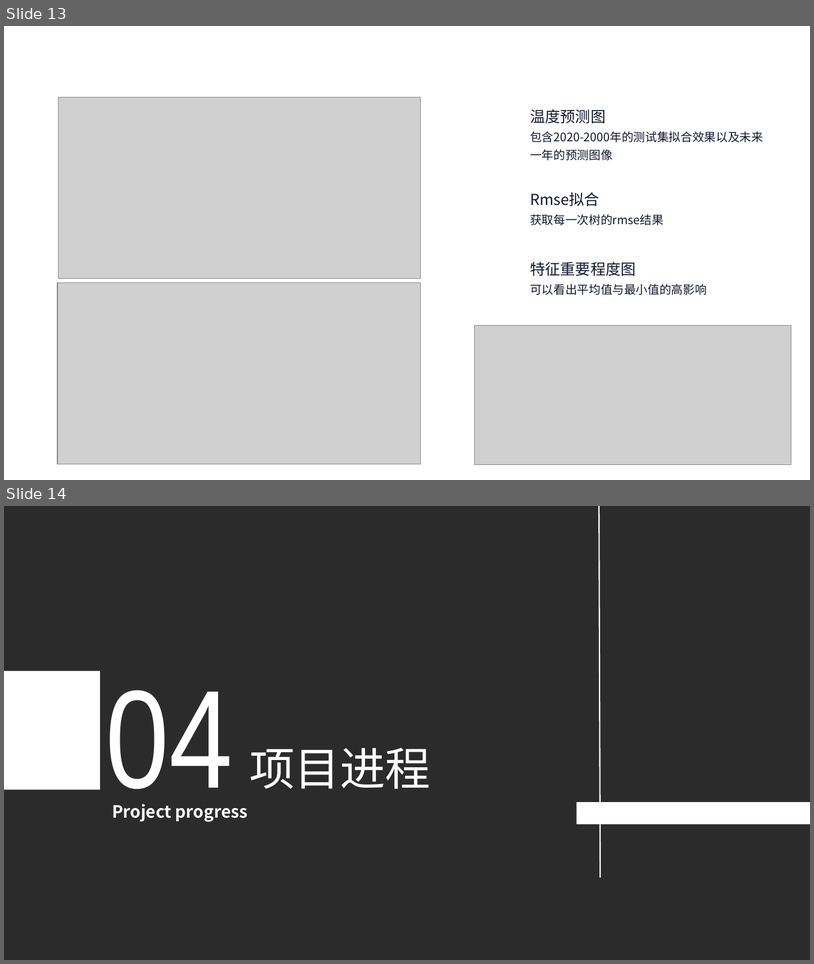
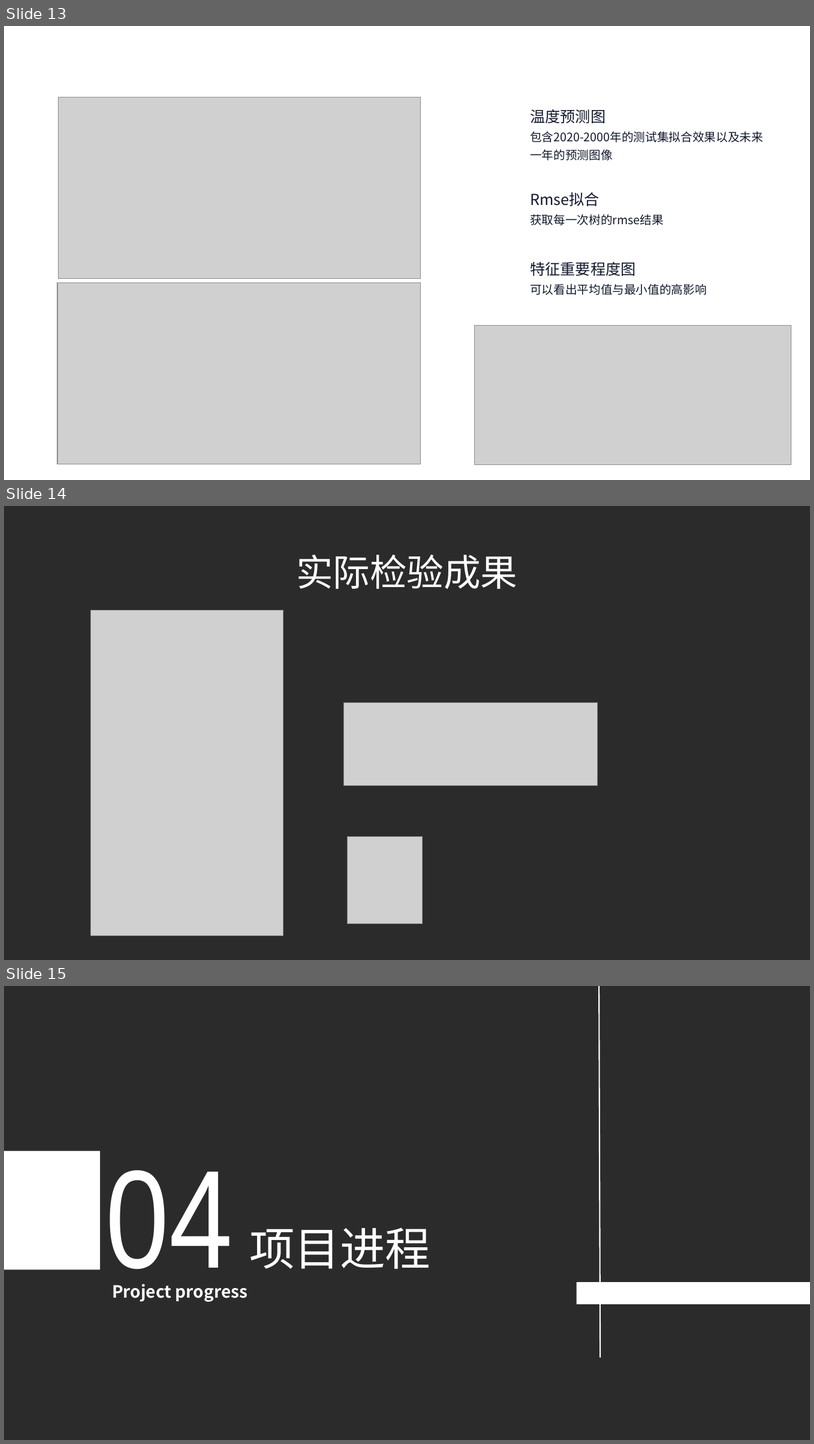
Before and after one commit to justinbelieber/Meteorological-data-analysis, a slide deck: 天气预测系统答辩.pptx. Shown one above the other, each under a label of ours: slides 13 and 14 before the commit, slides 13, 14 and 15 after it. The pictures are 814x964 and 814x1444 pixels, drawn with LibreOffice and Linux fonts; fonts in the diff are those of the drawing; grey boxes stand for pictures; background and template pictures are left out; a plain dark background stands for a picture behind light text. Boxes give left, top, right and bottom in pixels: in the first picture for what was removed or moved away, otherwise in the second. Text is boxed around its words. In the diff, an @@ line names an element or a change of style, - is before the commit and + after.

```diff
--- a/天气预测系统答辩.pptx
+++ b/天气预测系统答辩.pptx
@@ slide 14 added at [4,506,810,960], background picture (left out) @@
@@ title added at [296,555,518,589], 44 pt, text #FFFFFF @@
+实际检验成果
@@ picture added at [91,610,284,936] @@
@@ picture added at [344,703,598,785] @@
@@ picture added at [348,837,423,924] @@
@@ what was slide 14 is now slide 15 @@
```
Also in this commit, not shown: 3 slides changed.
